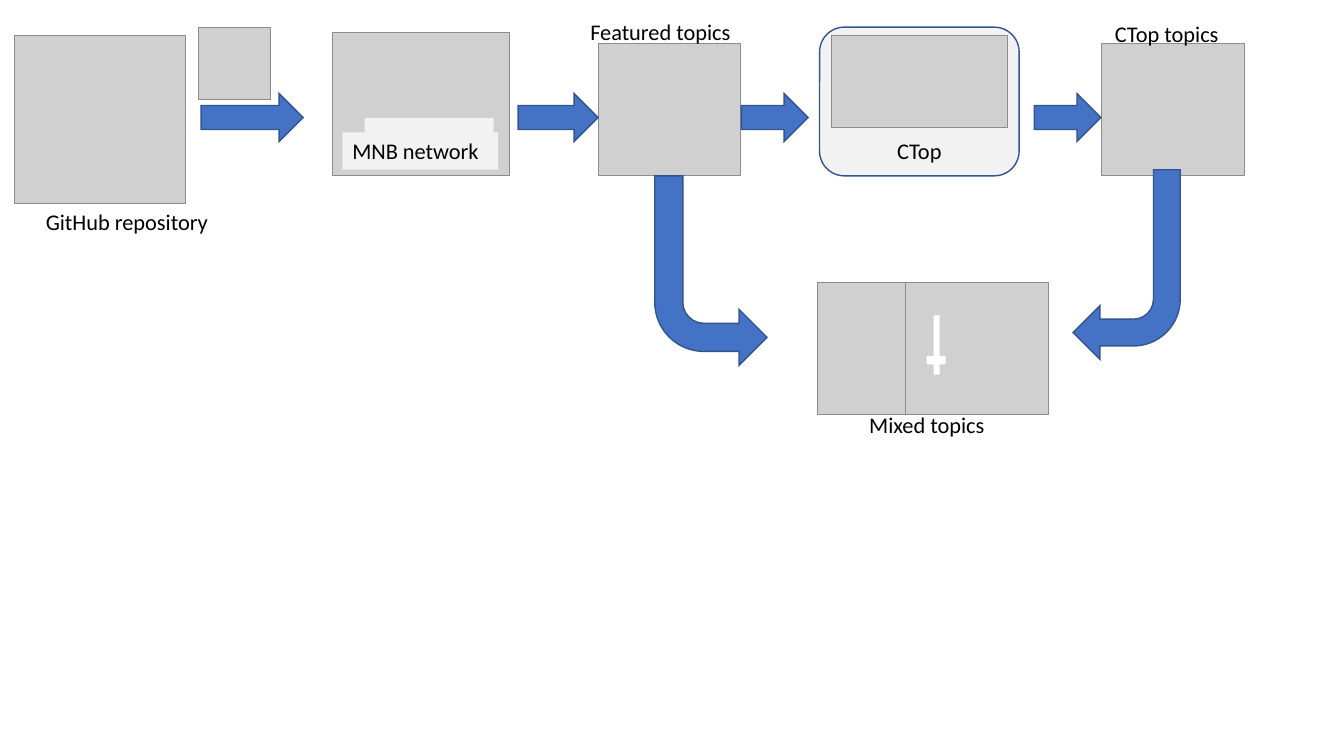
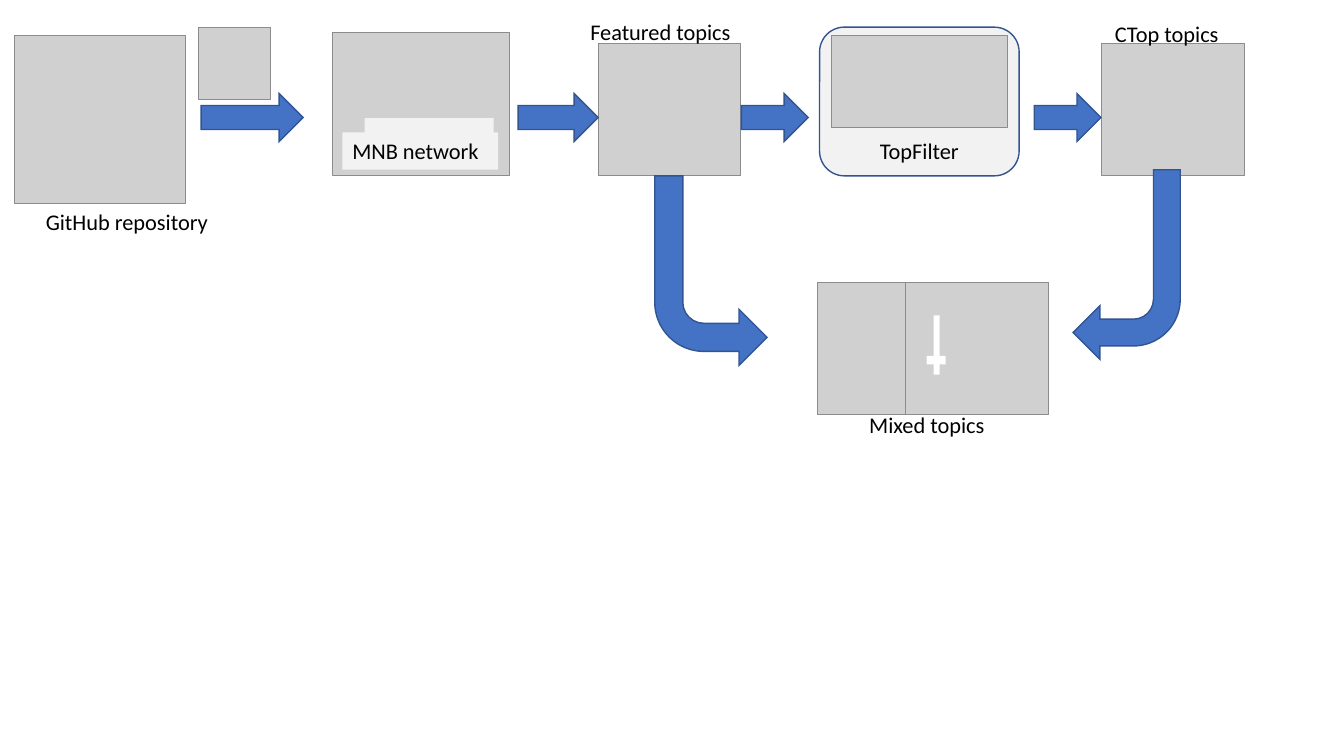
Before and after one commit to MDEGroup/ESEM2020, a slide deck: slide 1 of figs/entangled.pptx. Drawn at 1344x756 pixels with LibreOffice and Linux fonts; fonts in the diff are those of the drawing; grey boxes stand for pictures. Boxes give left, top, right and bottom in pixels: in the first picture for what was removed or moved away, otherwise in the second. Text is boxed around its words. In the diff, an @@ line names an element or a change of style, - is before the commit and + after.

```diff
--- a/figs/entangled.pptx
+++ b/figs/entangled.pptx
@@ text in rounded rectangle at [880,143,959,163]: text changed @@
-CTop
+TopFilter
```
Also in this commit, not shown: 2 other files.
